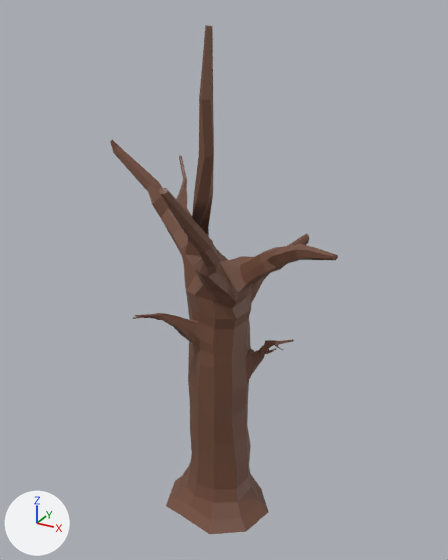
The FBX model Assets/Environments/Models/tree_001.fbx as it was, and as the next commit left it.
Both versions are drawn from a 50 mm lens placed at (19.1, -13.4, 23.9), pointed at (6.5, 9.4, 12.5). Lighting does not change. The marker at lower left points along +X, +Y and +Z.

The older version as bpy lines, for what is in view:
```python
me_cylinder_007 = bpy.data.meshes.new('Cylinder.007')
me_cylinder_007.from_pydata(...)  # 656 vertices, 655 faces; spans x -6.6..6.0, y -5.4..5.2, z -11.2..12.2
# faces by material slot: [611, 4, 8, 32]
me_cylinder_007.materials.append(mat_material_001)  # brown #744e3c
me_cylinder_007.materials.append(mat_material)  # black #201611
me_cylinder_007.materials.append(mat_material_004)  # black #221712
me_cylinder_007.materials.append(mat_material_005)  # brown #442e23
ob_tree_001 = bpy.data.objects.new('tree_001', me_cylinder_007)
ob_tree_001.location = (6.53, 8.91, 11.12)
```
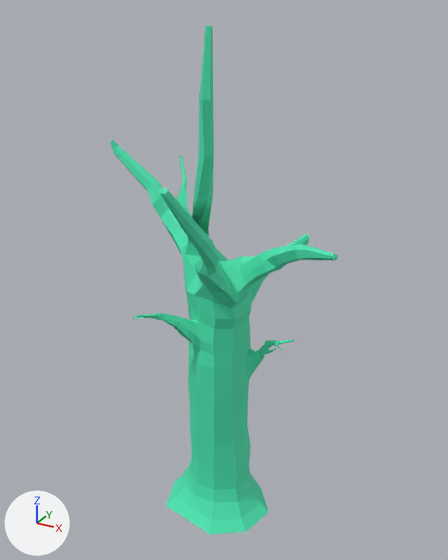
Changed parts and their boxes (x1, y1, x2, y2) in the pictures (448 x 560 px):
part 1 of me_cylinder_007, recoloured (brown to green)
    both: (110, 25, 338, 534)

What changed in the scene script:
```text
Add mat_tree_001:
    mat_tree_001 = principled_material('tree_001')
    mat_tree_001.base_color = (0.0688, 0.8, 0.457)  # green #4ae7b4
    mat_tree_001.roughness = 0.69
Change me_cylinder_007:
    where me_cylinder_007.from_pydata(...)  # 656 vertices, 655 faces; spans x -6.6..6.0, y -5.4..5.2, z -11.2..12.2
    used by ob_tree_001; location = (6.53, 8.91, 11.12)
    remove me_cylinder_007.materials.append(mat_material)  # black #201611
    remove me_cylinder_007.materials.append(mat_material_004)  # black #221712
    remove me_cylinder_007.materials.append(mat_material_005)  # brown #442e23
    me_cylinder_007 part 1: all 611 faces that had it switch from mat_material_001 (brown #744e3c) to mat_tree_001 (green #4ae7b4)
```
